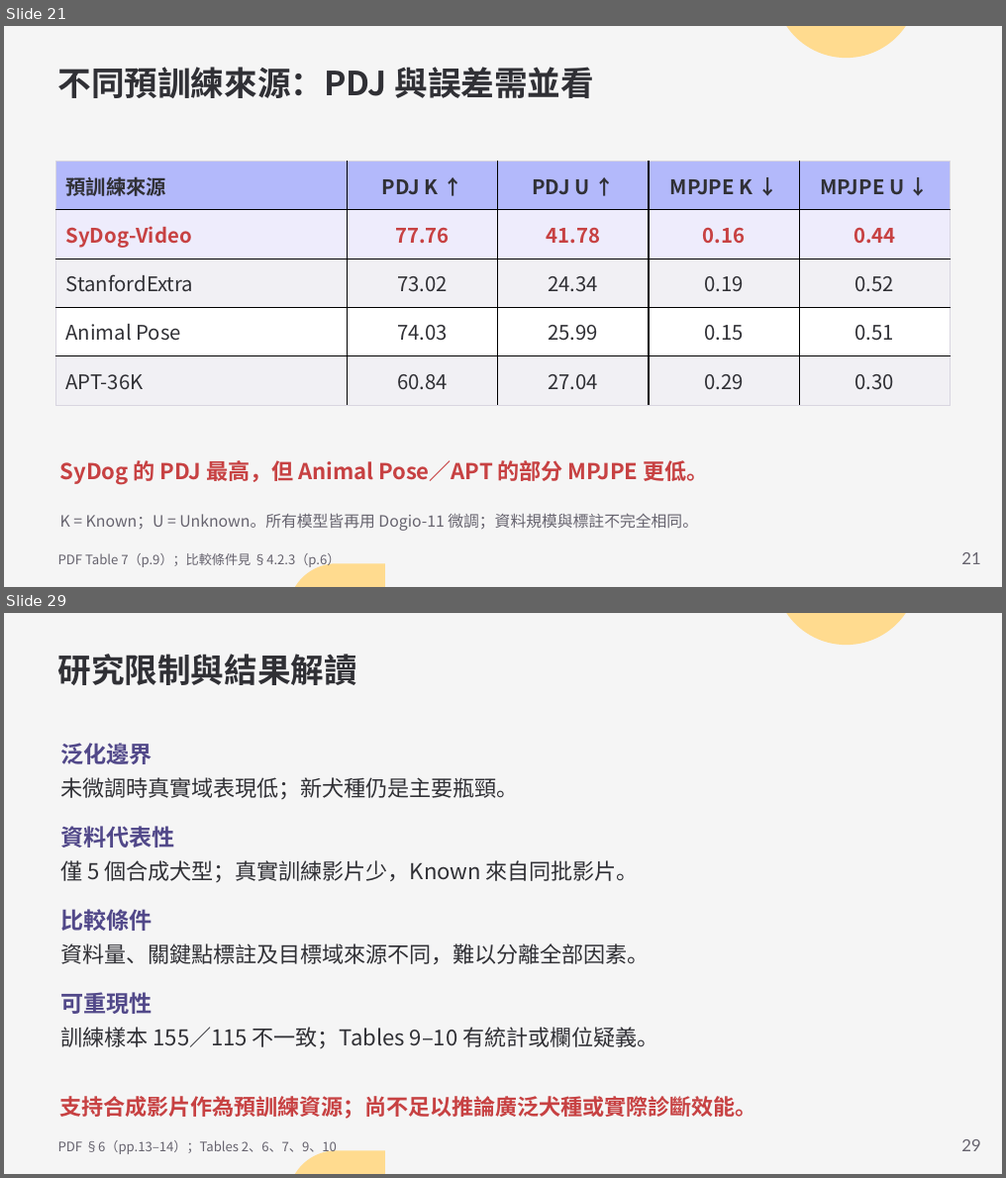
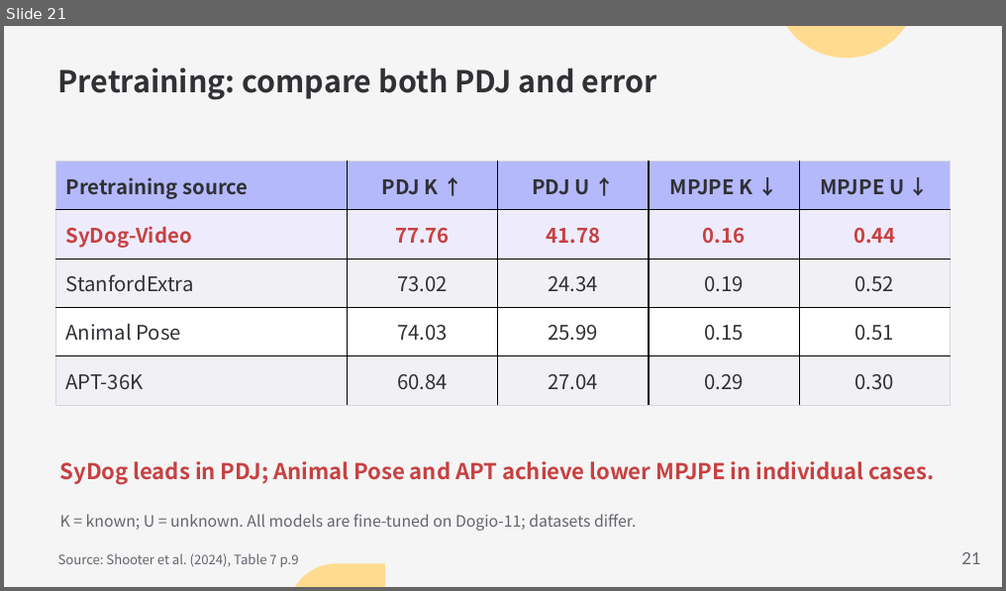
Before and after one commit to Funji713/presentation-design-pro, a slide deck: examples/sydog-video/SyDog-Video.pptx. Shown one above the other, each under a label of ours: slides 21 and 29 before the commit, slide 21 after it; the slides between them are not shown. The pictures are 1006x1178 and 1006x591 pixels, drawn with LibreOffice and Linux fonts; fonts in the diff are those of the drawing. Boxes give left, top, right and bottom in pixels: in the first picture for what was removed or moved away, otherwise in the second. Text is boxed around its words. In the diff, an @@ line names an element or a change of style, - is before the commit and + after.

```diff
--- a/examples/sydog-video/SyDog-Video.pptx
+++ b/examples/sydog-video/SyDog-Video.pptx
@@ slide 29 removed at (4,613,1002,1174), background #F5F5F5; not listed: 2 template elements that a slide beside it also shows @@
@@ text removed at (58,654,357,685) @@
-研究限制與結果解讀
@@ text removed at (61,743,152,764) @@
-泛化邊界
@@ text removed at (61,777,519,799) @@
-未微調時真實域表現低；新犬種仍是主要瓶頸。
@@ text removed at (61,826,175,848) @@
-資料代表性
@@ text removed at (61,861,639,882) @@
-僅 5 個合成犬型；真實訓練影片少，Known 來自同批影片。
@@ text removed at (61,909,152,931) @@
-比較條件
@@ text removed at (61,944,649,964) @@
-資料量、關鍵點標註及目標域來源不同，難以分離全部因素。
@@ text removed at (61,992,152,1014) @@
-可重現性
@@ text removed at (61,1027,658,1049) @@
-訓練樣本 155／115 不一致；Tables 9–10 有統計或欄位疑義。
@@ text removed at (60,1096,757,1119) @@
-支持合成影片作為預訓練資源；尚不足以推論廣泛犬種或實際診斷效能。
@@ text removed at (58,1141,337,1156) @@
-PDF §6（pp.13–14）；Tables 2、6、7、9、10
@@ text removed at (961,1140,980,1152) @@
-29
@@ slide 21 changed as well @@
@@ text at (58,68,657,100): text changed; size 24 to 21.8 pt @@
-不同預訓練來源：PDJ 與誤差需並看
+Pretraining: compare both PDJ and error
@@ table at (55,161,950,405) @@
-row 1, column 1: 預訓練來源
+row 1, column 1: Pretraining source
@@ text at (60,462,935,485): text changed @@
-SyDog 的 PDJ 最高，但 Animal Pose／APT 的部分 MPJPE 更低。
+SyDog leads in PDJ; Animal Pose and APT achieve lower MPJPE in individual cases.
@@ text at (60,514,636,531): text changed @@
-K = Known；U = Unknown。所有模型皆再用 Dogio-11 微調；資料規模與標註不完全相同。
+K = known; U = unknown. All models are fine-tuned on Dogio-11; datasets differ.
@@ text at (58,554,299,568): text changed @@
-PDF Table 7（p.9）；比較條件見 §4.2.3（p.6）
+Source: Shooter et al. (2024), Table 7 p.9
```
Also in this commit, not shown: 21 other slides changed, 9 slides added, 8 other slides removed, 5 other files.
